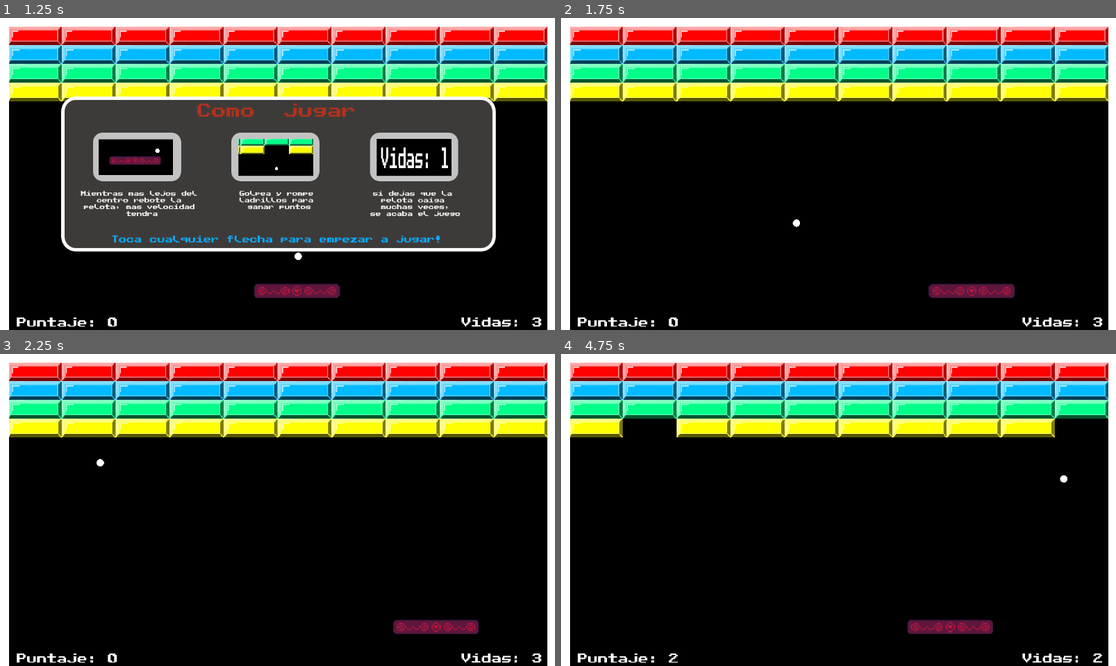
Above: before the commit, frames 1-4 (two rows, left to right).
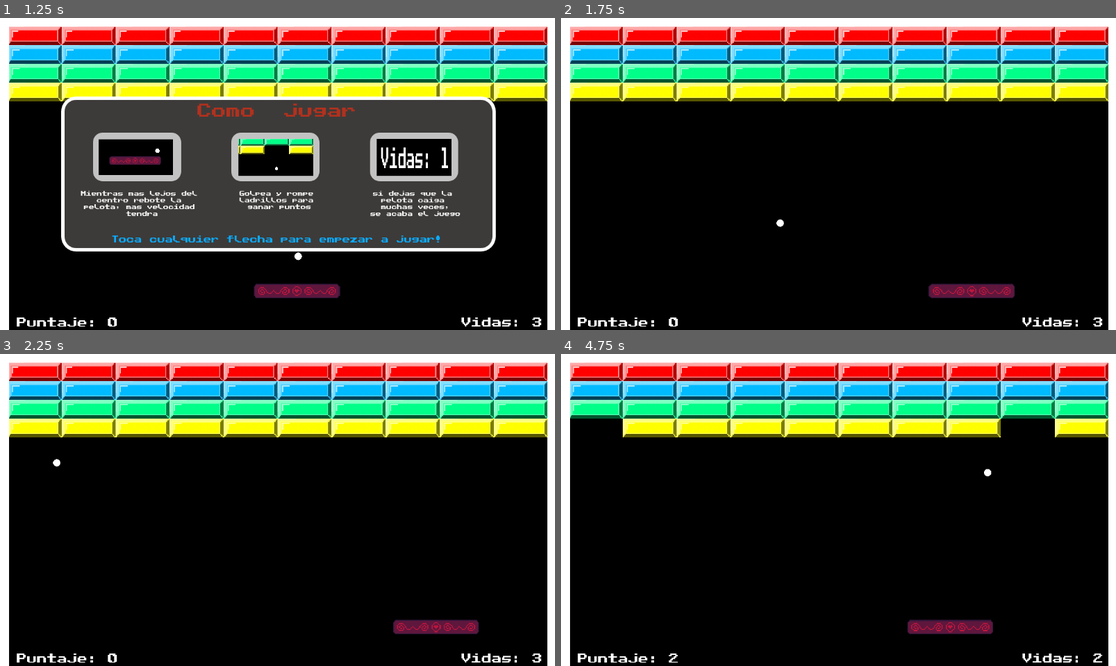
Above: after the commit, the same moments.

Repository: albanofazzito/Arkanoid-Fazzito
Game: Godot game, scene res://menuInicial.tscn
The game is run twice, just before and just after one commit, with the same random seed, the same clock (stepped at 60 frames per second) and the same inputs.
Inputs (mouse positions are in pixels of both pictures, inside the frame that each line leads up to):
- Up to frame 1 (1.25 s): click (277, 174) at 0.5 s
- Up to frame 2 (1.75 s): tap Enter at 1.25 s; hold Right (ui_right) from 1.28 s (still down)
- Up to frame 3 (2.25 s): release Right (ui_right) at 2.03 s; hold Left (ui_left) from 2.03 s (still down)
- Up to frame 4 (4.75 s): release Left (ui_left) at 2.78 s; hold Right (ui_right) 2.78-4.28 s; hold Left (ui_left) from 4.28 s (still down)

Frame 1 is identical in both runs. In frame 2, less than 0.1% of the frame differs, in the area x 38-82%, y 64-90%; in frame 3, less than 0.1%; in frame 4, 2.4%, in the area x 1-99%, y 20-89%.

Commit message:
Se arreglaron multiples bugs con la plataforma y se mejoro la fisica de la pelota

Diff:
--- a/Arkanoid/Escenas/CositoParaPegarleALaPelotita.tscn
+++ b/Arkanoid/Escenas/CositoParaPegarleALaPelotita.tscn
@@ -4,7 +4,7 @@
 [ext_resource type="Texture2D" uid="uid://ccpsavo7fa1dr" path="res://Sprites/CosoParaGolpear.png" id="2_7cdcs"]
 
 [sub_resource type="RectangleShape2D" id="RectangleShape2D_3pe6w"]
-size = Vector2(80.9375, 4)
+size = Vector2(80.9375, 8)
 
 [node name="CharacterBody2D" type="CharacterBody2D" unique_id=267869225]
 scale = Vector2(2, 2)
@@ -17,6 +17,6 @@
 texture = ExtResource("2_7cdcs")
 
 [node name="CollisionShape2D" type="CollisionShape2D" parent="." unique_id=1585143913]
-position = Vector2(0.25, -8)
+position = Vector2(0.25, -6)
 scale = Vector2(1.6, 1)
 shape = SubResource("RectangleShape2D_3pe6w")
--- a/Arkanoid/Escenas/Escenario.tscn
+++ b/Arkanoid/Escenas/Escenario.tscn
@@ -22,7 +22,7 @@
 size = Vector2(1678.573, 52.857224)
 
 [sub_resource type="RectangleShape2D" id="RectangleShape2D_ohuqy"]
-size = Vector2(1577.1431, 20)
+size = Vector2(1741.4287, 20)
 
 [node name="Node2D" type="Node2D" unique_id=2002148419]
 position = Vector2(224.00002, 108.00001)
@@ -42,6 +42,7 @@
 
 [node name="CharacterBody2D" parent="." unique_id=267869225 instance=ExtResource("1_xcbff")]
 position = Vector2(559.99994, 655.7143)
+motion_mode = 1
 
 [node name="Node2D" parent="." unique_id=1645209204 instance=ExtResource("2_r3c20")]
 position = Vector2(564.2857, 552.8571)
@@ -113,7 +114,7 @@
 script = ExtResource("5_r3c20")
 
 [node name="CollisionShape2D" type="CollisionShape2D" parent="Area2D" unique_id=1755058927]
-position = Vector2(580.00006, 0)
+position = Vector2(587.85724, 0)
 shape = SubResource("RectangleShape2D_ohuqy")
 
 [node name="GameOver" parent="." unique_id=1314399482 instance=ExtResource("7_uiu4m")]
--- a/Arkanoid/Scripts/pelota.gd
+++ b/Arkanoid/Scripts/pelota.gd
@@ -30,8 +30,11 @@
 	var diferencia = colision.get_position().x - plataforma.global_position.x
 	velocidad= velocidad.bounce(colision.get_normal( ))
 	if colision.get_collider()==plataforma:
-		velocidad.x= diferencia * 15
-
+		velocidad.y= -400
+		if diferencia<0:
+			velocidad.x= diferencia * 10 - 300
+		else:
+			velocidad.x= diferencia * 10 + 300
 
 func romperLadrillo(colision):
 	var ladrillos_ubi=ladrillos.local_to_map(ladrillos.to_local(colision.get_position() + (-colision.get_normal()*0.3)))
